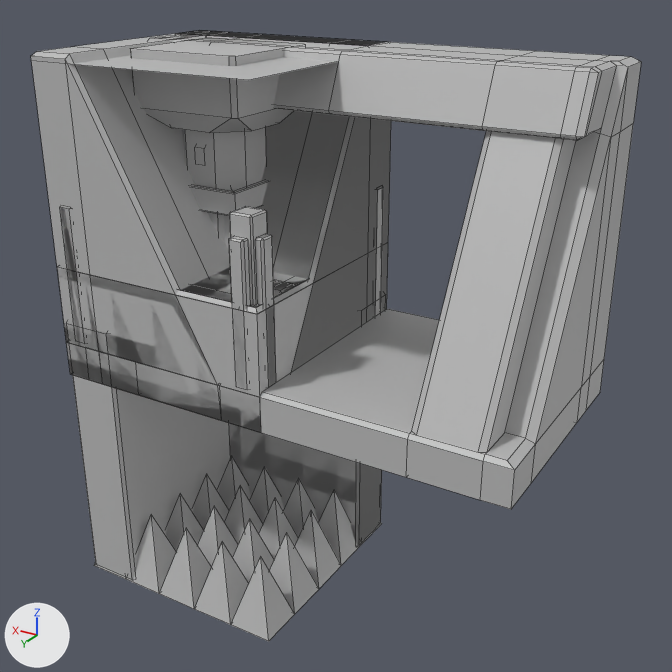
A saved change to the FBX model Dungeon Disasters/Assets/3D/Tileset_Blockout.fbx.
Both versions are drawn from a 50 mm lens placed at (-7.02, 9.05, 4.69), pointed at (-1.54, -0.08, 0.12). The lights are fixed; the arrows at lower left show +X, +Y and +Z. Mesh edges are drawn as thin lines. Where no turn or scale is listed for an object, it has been applied to the vertices.

The scene before the commit, as lines of its bpy script (objects in view):
```python
me_mesh_002 = bpy.data.meshes.new('Mesh.002')
me_mesh_002.from_pydata(...)  # 24 vertices, 26 faces; spans x -1.5..1.5, y -1.5..-0.75, z -3.5..0.25
me_mesh_002.materials.append(mat_lambert1)  # grey #bcbcbc
me_mesh_009 = bpy.data.meshes.new('Mesh.009')
me_mesh_009.from_pydata(...)  # 172 vertices, 127 faces; spans x -1.5..1.5, y -1.5..1.5, z -0.5..2.0
me_mesh_009.materials.append(mat_lambert1)  # grey #bcbcbc
me_mesh_019 = bpy.data.meshes.new('Mesh.019')
me_mesh_019.from_pydata(...)  # 64 vertices, 58 faces; spans x -0.75..0.75, y -0.75..0.75, z 0.0..3.5
me_mesh_019.materials.append(mat_lambert1)  # grey #bcbcbc
ob_tile_elevated_stairs = bpy.data.objects.new('Tile_Elevated_Stairs', me_mesh_009)
ob_tile_elevated_stairs.location = (0.0, 0.0, 0.0)
ob_tile_pillar = bpy.data.objects.new('Tile_Pillar', me_mesh_019)
ob_tile_pillar.location = (0.0, 0.0, 0.0)
ob_tile_pit_straight = bpy.data.objects.new('Tile_Pit_Straight', me_mesh_002)
ob_tile_pit_straight.location = (0.0, 0.0, 0.0)
# also in view: 'Tile_Wall_Straight' at (0.0, 0.0, 1.5); 'Tile_Wall_Corner_Inner' at (0.0, 0.0, 1.5); 'Tile_Pit_Corner_Inner' at (0.0, 0.0, -1.62); 'Tile_Void' at (0.0, 0.0, 3.4); 'Tile_Pit' at (0.0, 0.0, -3.0)
```
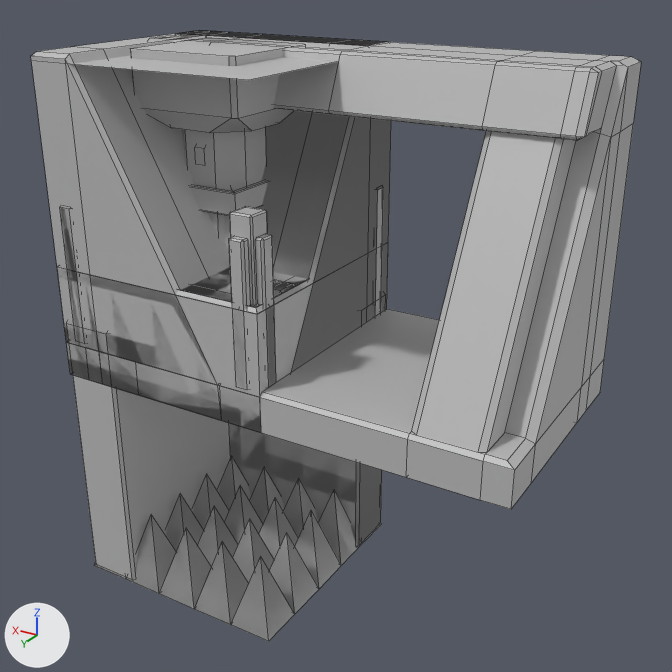
Changed parts and their boxes [x1, y1, x2, y2] in the pictures (672 x 672 px):
'Tile_Pit_Straight', reshaped
    before: [229, 298, 386, 539]
    after: [94, 298, 386, 641]
part 1 of me_mesh_002, added
    after: [94, 456, 382, 641]
'Tile_Pit', unchanged, covered by the edit
    before: [94, 456, 382, 641]

What the commit changed:
me_mesh_002 is used by ob_tile_pit_straight; location (0.0, 0.0, 0.0).
me_mesh_002 had 24 vertices, 26 faces and spanned x -1.5..1.5, y -1.5..-0.75, z -3.5..0.25.
me_mesh_002 now has 85 vertices, 126 faces and spans x -1.5..1.5, y -1.5..1.5, z -3.5..0.25.
me_mesh_002 part 1: a new loose piece of 61 vertices spanning x -1.5..1.5, y -1.5..1.5, z -3.5..-2.5, in mat_lambert1 (grey #bcbcbc).
